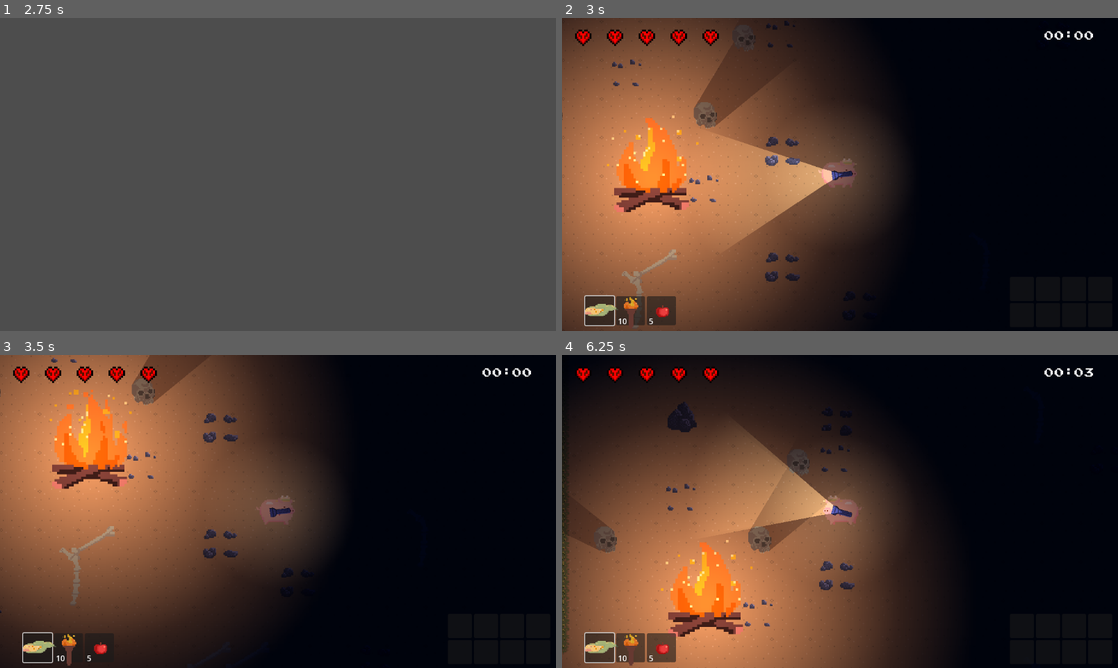
Above: before the commit, frames 1-4 (two rows, left to right).
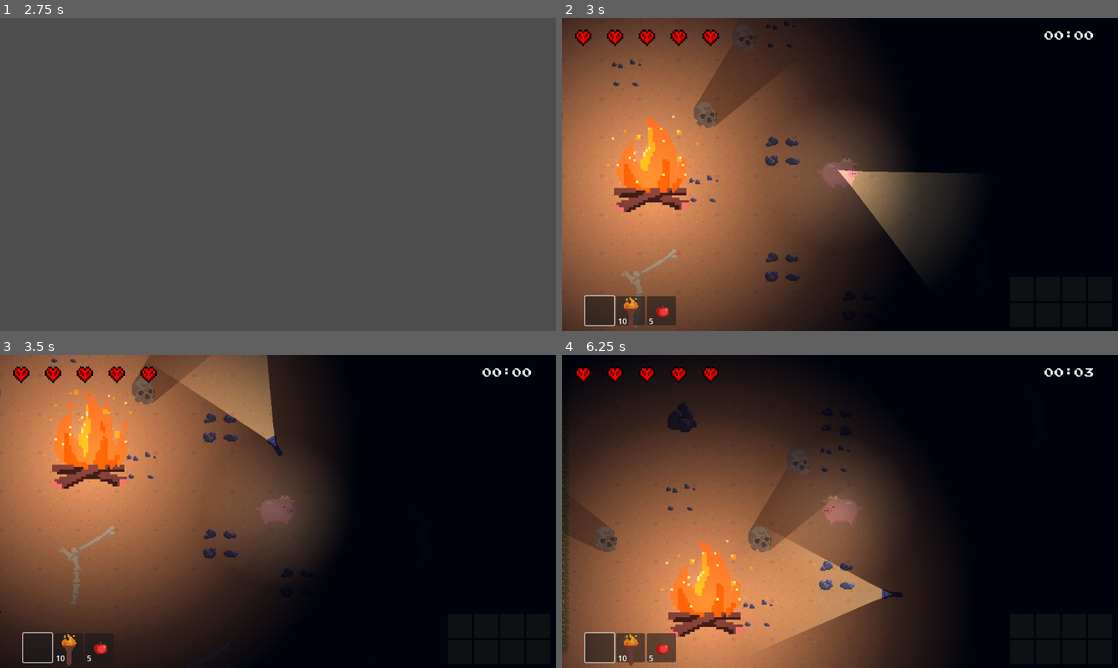
Above: after the commit, the same moments.

Repository: JasonLee4/MaizeRunnerGame
Game: Godot game, scene res://scenes/menus/main_menu.tscn
Two runs of this game, one before a commit and one after it. Both use one fixed random seed, a clock stepped at 60 frames per second and the inputs below. Sound files missing from this copy of the repository are replaced by a short silence.
Inputs (mouse positions are in pixels of both pictures, inside the frame that each line leads up to):
- Up to frame 1 (2.75 s): click (278, 180) at 0.5 s; click "Main Level" at 1.25 s; tap Enter at 2 s; move the mouse to (400, 158) at 2.02 s; hold D (right) from 2.03 s (still down); hold Right mouse button (secondary_action) from 2.03 s (still down); click (400, 158) at 2.1 s
- Up to frame 2 (3 s): tap Space (dash) at 2.75 s; move the mouse to (728, 190) at 2.77 s; release D (right) at 2.78 s; release Right mouse button (secondary_action) at 2.78 s; hold S (down) from 2.78 s (still down); right-click (728, 190) at 2.85 s
- Up to frame 3 (3.5 s): keep holding S (down); click (166, 527) at 3.05 s
- Up to frame 4 (6.25 s): move the mouse to (895, 442) at 3.52 s; release S (down) at 3.53 s; hold D (right) 3.53-4.28 s; hold F (advance_dialogue) 3.53-4.28 s; right-click (895, 442) at 3.8 s; move the mouse to (812, 574) at 4.27 s; hold W (up) 4.28-5.03 s; tap Space (dash) at 4.35 s; click (812, 574) at 4.55 s; move the mouse to (1006, 558) at 5.02 s; hold Right mouse button (secondary_action) 5.03-5.78 s; hold A (left) from 5.03 s (still down); click (1006, 558) at 5.1 s; tap R (reload) at 5.65 s; move the mouse to (673, 464) at 5.77 s; tap Mouse wheel down (scroll_down) at 5.85 s; click (673, 464) at 6.05 s

Frame 1 is identical in both runs. In frame 2, 8.0% of the frame differs, in the area x 4-72%, y 37-96%; in frame 3, 3.3%; in frame 4, 8.0%, in the area x 4-62%, y 25-96%.

Commit message:
throwable flashlight

Diff:
--- a/scenes/characters/Pig.gd
+++ b/scenes/characters/Pig.gd
@@ -4,6 +4,8 @@
 var pigbullet_scene = preload("res://scenes/projectiles/pigbullet.tscn")
 var torch_scene = preload("res://scenes/items/torch.tscn")
 var torch_resource = preload("res://scenes/items/inventory/inv_items/Torch.tres")
+var flashlight_scene = preload("res://scenes/items/Flashlight.tscn")
+var flashlight_resource = preload("res://scenes/items/inventory/inv_items/Flashlight.tres")
 
 @onready var traj_line = $trajectory_line
 @onready var state_machine = get_node("player_state_machine")
@@ -28,6 +30,8 @@
 var torch_speed = 10
 
 var current_tool
+var curr_hb_num
+
 var consumable_equipped = false
 var temp_speed = 0
 var hold_time = 0.0
@@ -98,7 +102,8 @@
 		self.queue_free()
 
 	if flashlight_equipped:
-		toggle_flashlight()
+		flashlight.visible = true
+		toggle_flashlight(delta)
 
 	if !flashlight_equipped and torch_equipped:
 		use_torch(delta)
@@ -222,17 +227,45 @@
 	else:
 		$Torch.visible = false
 
-func toggle_flashlight():
-	if Input.is_action_just_pressed("primary_action"):
-		flashlight.light_on = not flashlight.light_on
-		print("light on")
-		print(flashlight.light_on)
-
+func toggle_flashlight(delta):
+	if Globals.inv.contains(flashlight_resource):
+		var flashlight_instance = flashlight_scene.instantiate()
+		if Input.is_action_just_pressed("primary_action"):
+			flashlight.light_on = not flashlight.light_on
+			print("light on")
+			print(flashlight.light_on)
+
+		elif Input.is_action_pressed("secondary_action"):
+			if temp_speed < flashlight_instance.speed:
+				temp_speed += 5
+				traj_line.show()
+				update_trajectory(temp_speed)
+			hold_time += delta
+		elif Input.is_action_just_released("secondary_action"):
+			traj_line.hide()
+			traj_line.clear_points()
+			Globals.inv.remove_item(current_tool.item, 1)
+			#var temp_apple = load("res://scenes/items/apple.tscn").instantiate()
+
+			hold_time = 0.0
+
+			flashlight_instance.global_position = $Marker2D2.global_position
+			var dir = (get_global_mouse_position() - flashlight_instance.global_position).normalized()
+			flashlight_instance.linear_velocity.x = dir.x*temp_speed
+			flashlight_instance.linear_velocity.y = dir.y*temp_speed
+			flashlight_instance.angular_velocity = 10
+			flashlight_instance.pickup = false
+
+			Globals.pig.get_tree().current_scene.add_child(flashlight_instance)
+			temp_speed = 0
+
+	else:
+		flashlight.visible = false
 
 
 
 func change_tool(hb_num):
-
+	curr_hb_num = hb_num
 	current_tool = Globals.inv.hb_slots[hb_num]
 	if current_tool.item != null:
 		flashlight_equipped = (current_tool.item.name == "Flashlight")
--- a/scenes/items/Flashlight.gd
+++ b/scenes/items/Flashlight.gd
@@ -1,3 +1,69 @@
-extends Node2D
+extends RigidBody2D
 
-@export var inv_item: Inv_Item
+@export var item: Inv_Item
+@export var speed = 50
+@export var light_on = true
+
+@onready var timer = $Timer
+@onready var light = $FlashlightLight
+
+const max_brightness = .7
+const min_brightness = .4
+
+var pickup = true
+
+
+
+
+func _physics_process(delta):
+	var collision_info = move_and_collide(linear_velocity * delta)
+
+	if collision_info:
+		linear_velocity = linear_velocity.bounce(collision_info.get_normal())
+		linear_velocity.x *= 0.01
+		linear_velocity.y *= 0.01
+		if contact_monitor:
+			pickup = true
+	if linear_velocity.length() < 1:
+		pickup = true
+
+
+
+	for body in $FlashlightArea.get_overlapping_bodies():
+		if body.has_method("light_freeze"):
+			body.light_freeze()
+
+
+
+
+
+func _on_area_2d_body_entered(body):
+	if body.has_method("player") and pickup:
+		#body.collect(item)
+		Globals.inv.insert(item)
+		Globals.pig.change_tool(Globals.pig.curr_hb_num)
+		queue_free()
+	elif body.has_method("enemy"):
+		body.take_damage(0)
+
+
+
+
+
+func _on_flashlight_area_body_exited(body):
+	if body.has_method("light_unfreeze"):
+		body.light_unfreeze()
+
+
+func _on_timer_timeout():
+	# add flashlight flicker
+	var rand_amt = randf()
+	if rand_amt > max_brightness:
+		light.energy = max_brightness
+		timer.start(1)
+	elif rand_amt < min_brightness:
+		light.energy = min_brightness
+		timer.start(.1)
+	else:
+		light.energy = rand_amt
+		timer.start(rand_amt/randf_range(1,20))
--- a/scenes/items/Flashlight.tscn
+++ b/scenes/items/Flashlight.tscn
@@ -1,6 +1,73 @@
-[gd_scene load_steps=2 format=3 uid="uid://dgju2mt1en6k0"]
+[gd_scene load_steps=8 format=3 uid="uid://dgju2mt1en6k0"]
 
 [ext_resource type="Script" path="res://scenes/items/Flashlight.gd" id="1_pl8ew"]
+[ext_resource type="Texture2D" uid="uid://d18oosn4jflwk" path="res://assets/spritesheets/flashlight.png" id="2_3opx2"]
+[ext_resource type="Resource" uid="uid://di8ab1v84vtn2" path="res://scenes/items/inventory/inv_items/Flashlight.tres" id="2_cjqs0"]
+[ext_resource type="Texture2D" uid="uid://fdgdapdyi6kd" path="res://assets/textures/fading_circle.tres" id="3_j172s"]
 
-[node name="Flashlight" type="Node2D"]
+[sub_resource type="RectangleShape2D" id="RectangleShape2D_mt4l8"]
+size = Vector2(17.0019, 4.30187)
+
+[sub_resource type="RectangleShape2D" id="RectangleShape2D_wmmo2"]
+size = Vector2(18, 8.52903)
+
+[sub_resource type="OccluderPolygon2D" id="OccluderPolygon2D_0hfso"]
+polygon = PackedVector2Array(14, 7, -3, 0, 13, -7, 9, -11, -4, -11, -10, -10, -16, -5, -16, 3, -12, 9, -3, 11, 7, 11)
+
+[node name="Flashlight" type="RigidBody2D"]
+collision_layer = 16
+collision_mask = 6
+gravity_scale = 0.0
+linear_damp = 1.5
 script = ExtResource("1_pl8ew")
+item = ExtResource("2_cjqs0")
+
+[node name="Sprite2D" type="Sprite2D" parent="."]
+rotation = 0.785398
+scale = Vector2(0.4, 0.4)
+texture = ExtResource("2_3opx2")
+flip_h = true
+
+[node name="CollisionShape2D" type="CollisionShape2D" parent="."]
+position = Vector2(-1.77864, -0.153049)
+shape = SubResource("RectangleShape2D_mt4l8")
+
+[node name="Area2D" type="Area2D" parent="."]
+
+[node name="CollisionShape2D" type="CollisionShape2D" parent="Area2D"]
+position = Vector2(-2, -0.264517)
+shape = SubResource("RectangleShape2D_wmmo2")
+
+[node name="FlashlightArea" type="Area2D" parent="."]
+collision_layer = 16
+collision_mask = 2
+
+[node name="CollisionPolygon2D" type="CollisionPolygon2D" parent="FlashlightArea"]
+position = Vector2(-113, -3)
+polygon = PackedVector2Array(196, -37, 113, 3, 196, 41)
+
+[node name="LightOccluder2D" type="LightOccluder2D" parent="."]
+position = Vector2(1, 0)
+occluder = SubResource("OccluderPolygon2D_0hfso")
+occluder_light_mask = 6
+
+[node name="FlashlightLight" type="PointLight2D" parent="."]
+scale = Vector2(4, 4)
+color = Color(0.823529, 0.964706, 0.964706, 1)
+energy = 0.7
+shadow_enabled = true
+shadow_item_cull_mask = 2
+texture = ExtResource("3_j172s")
+
+[node name="FlashlightLightShadows" type="PointLight2D" parent="."]
+scale = Vector2(4, 4)
+energy = 0.1
+shadow_enabled = true
+shadow_item_cull_mask = 5
+texture = ExtResource("3_j172s")
+
+[node name="Timer" type="Timer" parent="."]
+
+[connection signal="body_entered" from="Area2D" to="." method="_on_area_2d_body_entered"]
+[connection signal="body_exited" from="FlashlightArea" to="." method="_on_flashlight_area_body_exited"]
+[connection signal="timeout" from="Timer" to="." method="_on_timer_timeout"]
--- a/scenes/items/inventory/inv_items/Flashlight.tres
+++ b/scenes/items/inventory/inv_items/Flashlight.tres
@@ -1,11 +1,11 @@
 [gd_resource type="Resource" script_class="Inv_Item" load_steps=3 format=3 uid="uid://di8ab1v84vtn2"]
 
 [ext_resource type="Script" path="res://scenes/items/inventory/inv_items/InvItem.gd" id="1_u5p0r"]
-[ext_resource type="Texture2D" uid="uid://dr0ojxowr51kt" path="res://assets/spritesheets/leechfat.png" id="2_gyiqg"]
+[ext_resource type="Texture2D" uid="uid://d18oosn4jflwk" path="res://assets/spritesheets/flashlight.png" id="2_6j08t"]
 
 [resource]
 script = ExtResource("1_u5p0r")
 name = "Flashlight"
-texture = ExtResource("2_gyiqg")
+texture = ExtResource("2_6j08t")
 tool = true
 useScript = "res://scenes/items/Flashlight.tscn"
